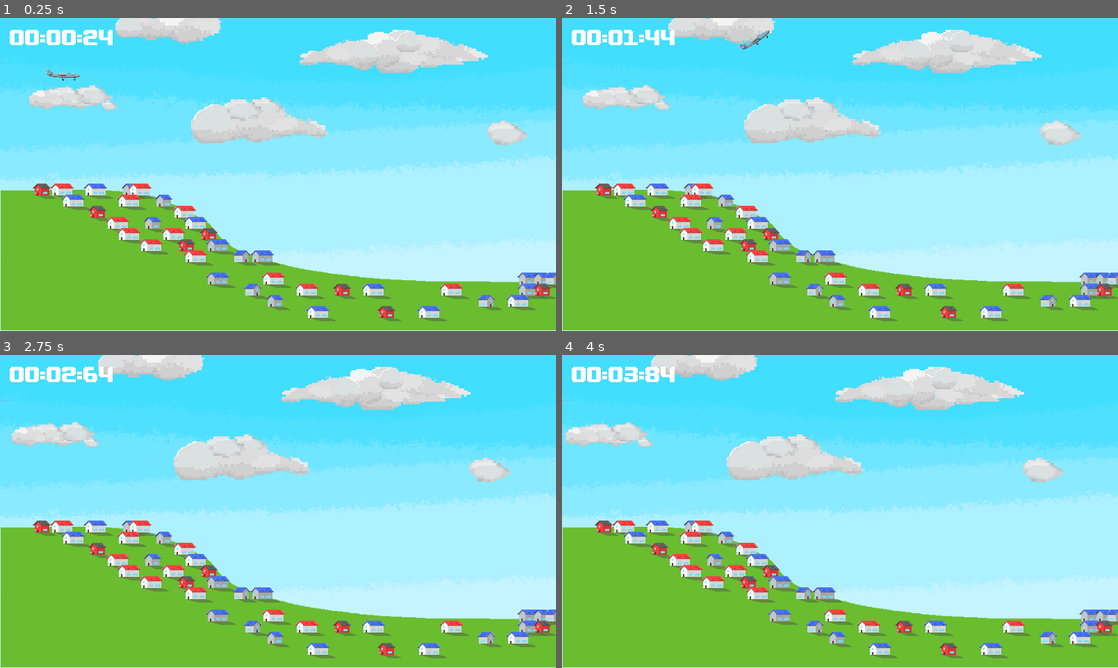
Above: before the commit, frames 1-4 (two rows, left to right).
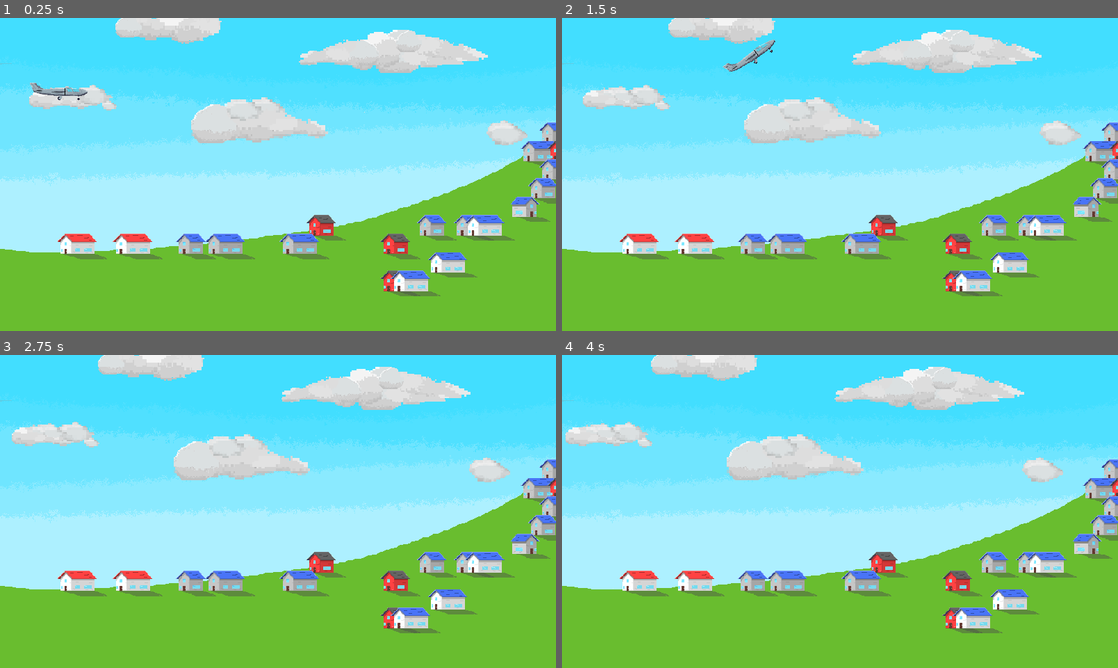
Above: after the commit, the same moments.

Repository: le-cds/untitledgamejam18
Game: Godot game, scene res://scenes/World2D.tscn
The game is run twice, just before and just after one commit, with the same random seed, the same clock (stepped at 60 frames per second) and the same inputs.
Inputs (mouse positions are in pixels of both pictures, inside the frame that each line leads up to):
- Up to frame 1 (0.25 s): no input
- Up to frame 2 (1.5 s): tap Enter (ui_accept) at 0.5, 0.77 s; move the mouse to (962, 158) at 0.52 s; hold Down (game_gravity_up) 0.53-1.28 s; click (962, 158) at 0.67 s; move the mouse to (728, 190) at 1.27 s; hold Up (game_gravity_down) from 1.28 s (still down)
- Up to frame 3 (2.75 s): tap Enter (ui_accept) at 1.52 s; move the mouse to (333, 442) at 2.02 s; release Up (game_gravity_down) at 2.03 s; hold Down (game_gravity_up) from 2.03 s (still down)
- Up to frame 4 (4 s): move the mouse to (812, 574) at 2.77 s; click (812, 574) at 2.92 s; tap Enter (ui_accept) at 3.02, 3.77 s; move the mouse to (1006, 558) at 3.52 s; release Down (game_gravity_up) at 3.53 s; hold Up (game_gravity_down) from 3.53 s (still down)

The runs differ from the first frame. In frame 1, 26% of the frame differs, in the area x 0-100%, y 3-100%; in frame 2, 26%; in frame 3, 25%; in frame 4, 25%.

Commit message:
Make level 2 a bit challenging

Diff:
--- a/glider/scenes/Levels/Level01.tscn
+++ b/glider/scenes/Levels/Level01.tscn
@@ -11,7 +11,7 @@
 extents = Vector2( 233.744, 136.71 )
 
 [node name="Level01" type="Sprite"]
-position = Vector2( 482.478, 267.448 )
+position = Vector2( 480, 270 )
 texture = ExtResource( 1 )
 __meta__ = {
 "_edit_lock_": true
--- a/glider/scenes/Levels/Level02.tscn
+++ b/glider/scenes/Levels/Level02.tscn
@@ -1,6 +1,8 @@
-[gd_scene load_steps=4 format=2]
+[gd_scene load_steps=6 format=2]
 
 [ext_resource path="res://scenes/World/level02.png" type="Texture" id=1]
+[ext_resource path="res://scenes/World/house-tileset.tres" type="TileSet" id=2]
+[ext_resource path="res://scenes/Plane2D/Plane2D.tscn" type="PackedScene" id=3]
 
 [sub_resource type="PhysicsMaterial" id=1]
 
@@ -28,3 +30,14 @@
 [node name="CollisionShape2D" type="CollisionShape2D" parent="LandingCollider"]
 position = Vector2( 760.253, 280.419 )
 shape = SubResource( 2 )
+
+[node name="Node2D" type="Node2D" parent="."]
+
+[node name="TileMap" type="TileMap" parent="Node2D"]
+tile_set = ExtResource( 2 )
+cell_size = Vector2( 32, 32 )
+format = 1
+tile_data = PoolIntArray( -196594, 2, 0, -131059, 2, 0, -131058, 5, 0, -65522, 2, 0, 13, 3, 0, 65548, 4, 0, 131073, 5, 0, 131079, 3, 0, 131081, 3, 0, 131082, 6, 0, 262132, 0, 0, 262135, 0, 0, 262138, 3, 0, 262140, 2, 0, 196608, 2, 0, 196613, 5, 0, 262152, 6, 0, 327685, 5, 0, 327686, 6, 0 )
+
+[node name="Plane2D" parent="." instance=ExtResource( 3 )]
+position = Vector2( -423.865, -143.197 )
--- a/glider/scenes/World2D.tscn
+++ b/glider/scenes/World2D.tscn
@@ -1,8 +1,8 @@
 [gd_scene load_steps=6 format=2]
 
+[ext_resource path="res://scenes/Levels/Level02.tscn" type="PackedScene" id=1]
 [ext_resource path="res://scenes/World/skybox.png" type="Texture" id=2]
 [ext_resource path="res://scenes/World/clouds.png" type="Texture" id=3]
-[ext_resource path="res://scenes/Levels/Level01.tscn" type="PackedScene" id=4]
 [ext_resource path="res://scripts/ScrollingTexture.gd" type="Script" id=5]
 [ext_resource path="res://materials/ScrollingTexture.material" type="Material" id=6]
 
@@ -29,4 +29,4 @@
 }
 scroll_speed = 0.01
 
-[node name="Level01" parent="." instance=ExtResource( 4 )]
+[node name="Level02" parent="." instance=ExtResource( 1 )]
